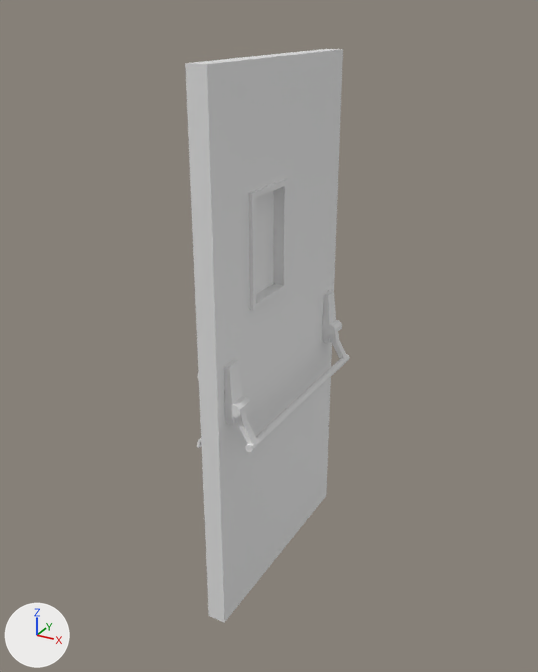
The FBX model Assets/Models/DoorEmergency.FBX, before and after one commit.
One viewpoint serves both versions: a camera (50 mm lens) standing at (1.67, -3.59, 2.81) and looking at (0.05, -0.65, 1.33). Lighting does not change. The marker at lower left points along +X, +Y and +Z. Where no turn or scale is listed for an object, it has been applied to the vertices.

The first picture shows 'Door_Emergency'.
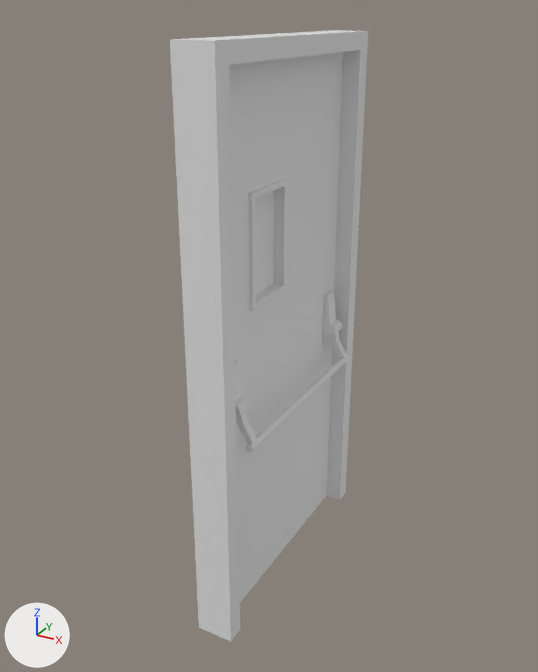
The newer file is also turned or shifted as a whole; pictures and numbers use the older file's frame.

Changed parts and their boxes (x1, y1, x2, y2) in the pictures (538 x 672 px):
```json
{"object": "Door_Frame", "change": "added", "after": [170, 30, 368, 642]}
```

Edits to the scene script, one JSON object a line:
```json
{"op": "add", "block": "me_mesh_1", "code": ["me_mesh_1 = bpy.data.meshes.new('Mesh')", "me_mesh_1.from_pydata([(0.16, -0.07, 0.0), (0.34, -0.07, 0.0), (0.16, -0.07, 2.71), (0.34, -0.07, 2.71), (0.16, -1.46, 0.0), (0.34, -1.46, 0.0), (0.16, -1.46, 2.71), (0.34, -1.46, 2.71), (0.34, -0.16, 0.0), (0.34, -0.16, 2.62), (0.34, -1.37, 2.62), (0.34, -1.37, 0.0), (0.16, -0.16, 2.62), (0.16, -0.16, 0.0), (0.16, -1.37, 0.0), (0.16, -1.37, 2.62)], [], [(3, 1, 0, 2), (7, 6, 4, 5), (6, 7, 3, 2), (9, 8, 1, 3), (10, 9, 3, 7), (11, 10, 7, 5), (13, 12, 2, 0), (15, 14, 4, 6), (12, 15, 6, 2), (0, 1, 8, 13), (13, 8, 9, 12), (14, 11, 5, 4), (14, 15, 10, 11), (12, 9, 10, 15)])"]}
{"op": "add", "block": "ob_door_frame", "code": ["ob_door_frame = bpy.data.objects.new('Door_Frame', me_mesh_1)", "ob_door_frame.location = (-0.146, 0.157, 0.0)"]}
```
